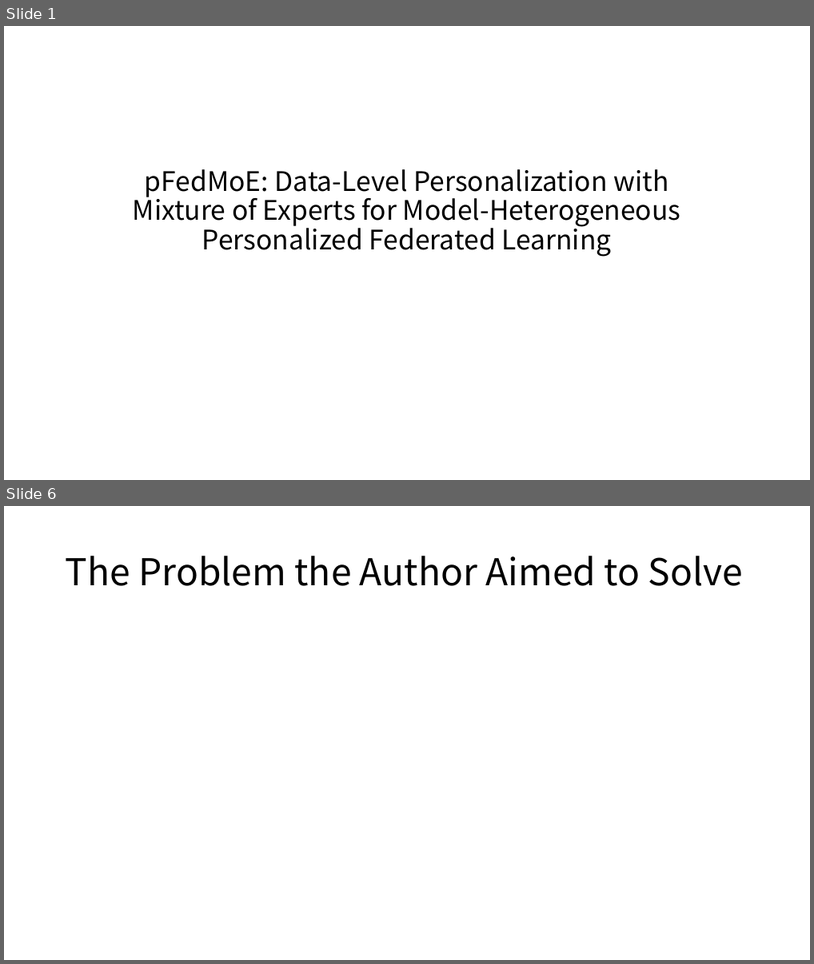
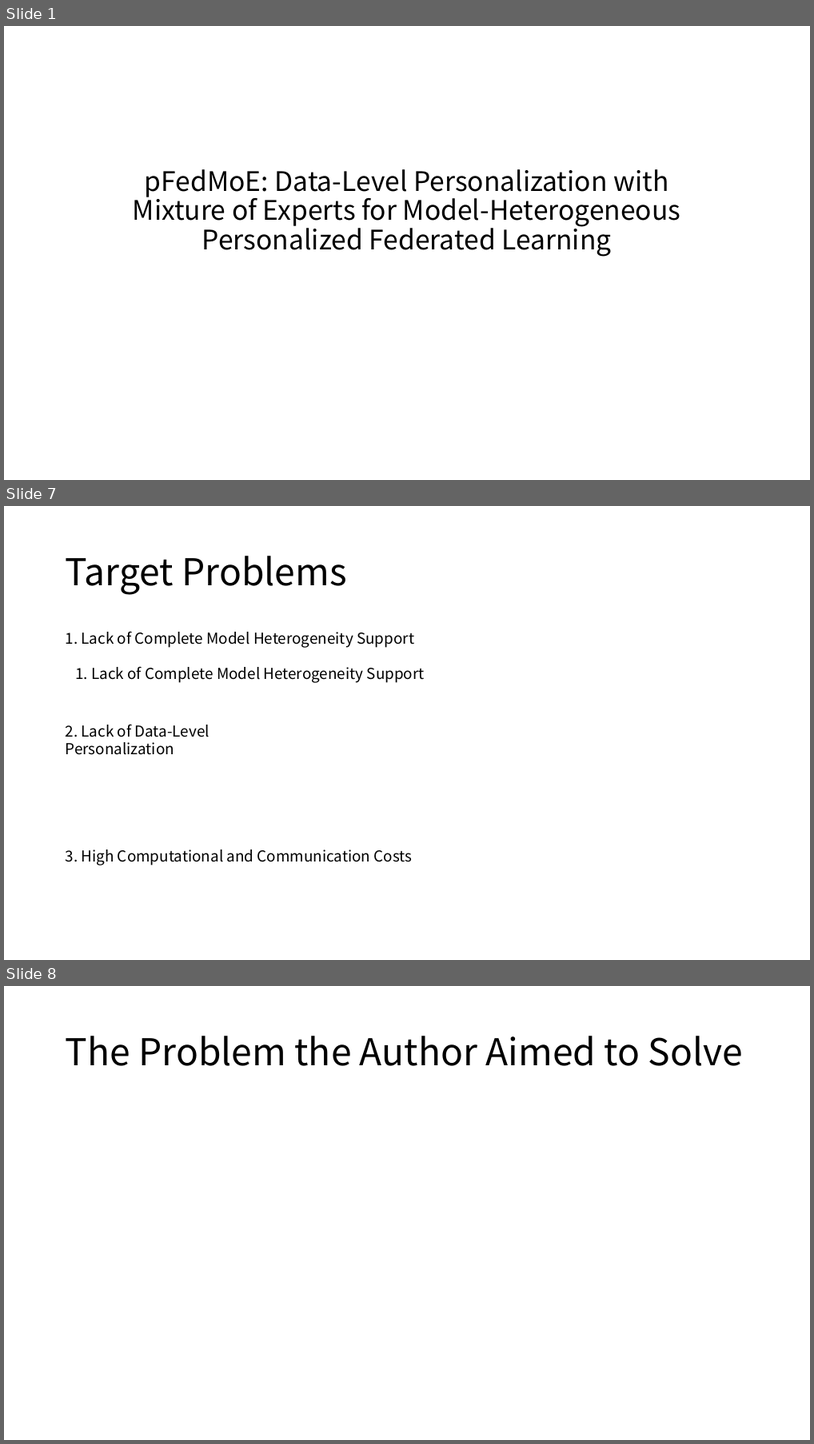
Before and after one commit to topaz11100/icon_semina, a slide deck: 0311/세미나발표.pptx. Shown one above the other, each under a label of ours: slides 1 and 6 before the commit, slides 1, 7 and 8 after it; the slides between them are not shown. The pictures are 814x964 and 814x1444 pixels, drawn with LibreOffice and Linux fonts; fonts in the diff are those of the drawing. Boxes give left, top, right and bottom in pixels: in the first picture for what was removed or moved away, otherwise in the second. Text is boxed around its words. In the diff, an @@ line names an element or a change of style, - is before the commit and + after.

```diff
--- a/0311/세미나발표.pptx
+++ b/0311/세미나발표.pptx
@@ slide 7 added at box(4, 506, 810, 960), background #FFFFFF @@
@@ title added at box(66, 556, 346, 595), 44 pt, text #000000 @@
+Target Problems
@@ text added at box(66, 631, 414, 648), 18 pt, text #000000 @@
+1. Lack of Complete Model Heterogeneity Support
@@ text added at box(75, 666, 425, 683), 18 pt, text #000000 @@
+1. Lack of Complete Model Heterogeneity Support
@@ text added at box(66, 724, 210, 755), 18 pt, text #000000 @@
+2. Lack of Data-Level Personalization
@@ text added at box(66, 849, 413, 865), 18 pt, text #000000 @@
+3. High Computational and Communication Costs
@@ what was slide 6 is now slide 8 @@
```
Also in this commit, not shown: 8 slides changed, 8 other slides added, 3 slides removed.
